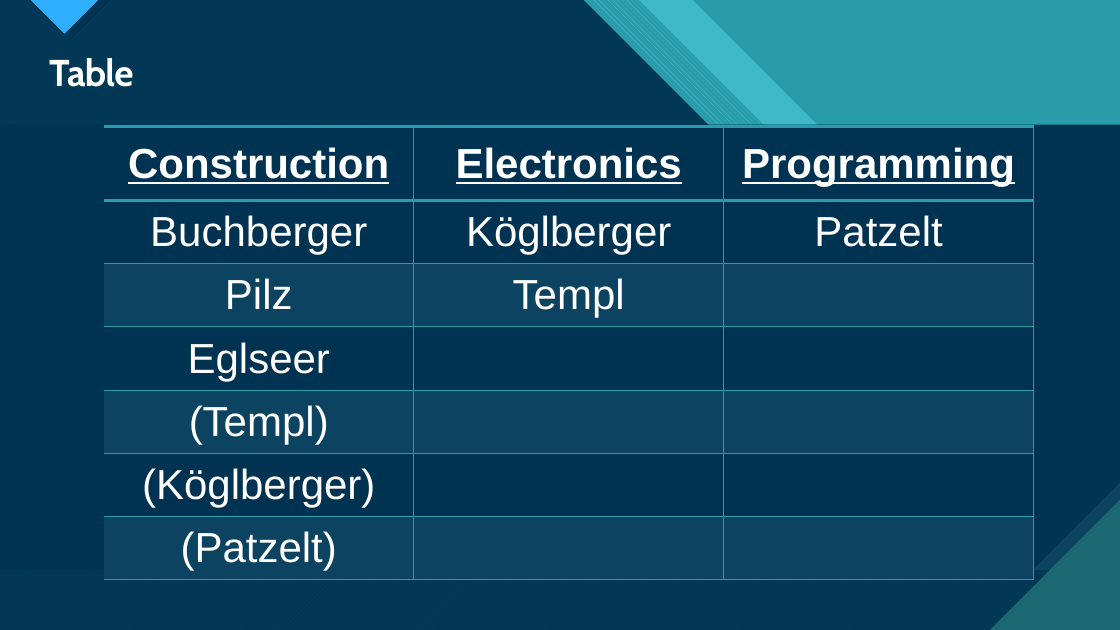
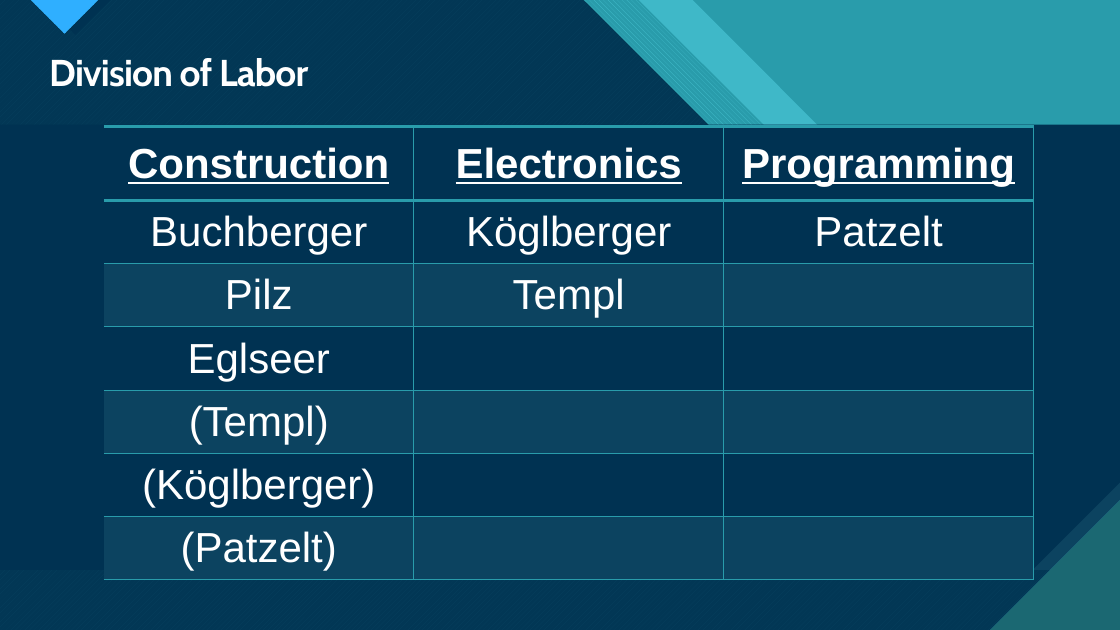
Before and after one commit to PatzminiHD/KOP_Mechatron, a slide deck: slide 4 of Presentation/Mechatron_Presentation.pptx. Drawn at 1120x630 pixels with LibreOffice and Linux fonts; fonts in the diff are those of the drawing. Boxes give left, top, right and bottom in pixels: in the first picture for what was removed or moved away, otherwise in the second. Text is boxed around its words. In the diff, an @@ line names an element or a change of style, - is before the commit and + after.

Commit message:
Fix title of page

```diff
--- a/Presentation/Mechatron_Presentation.pptx
+++ b/Presentation/Mechatron_Presentation.pptx
@@ title at (49,58,308,87): text changed @@
-Table
+Division of Labor
```
